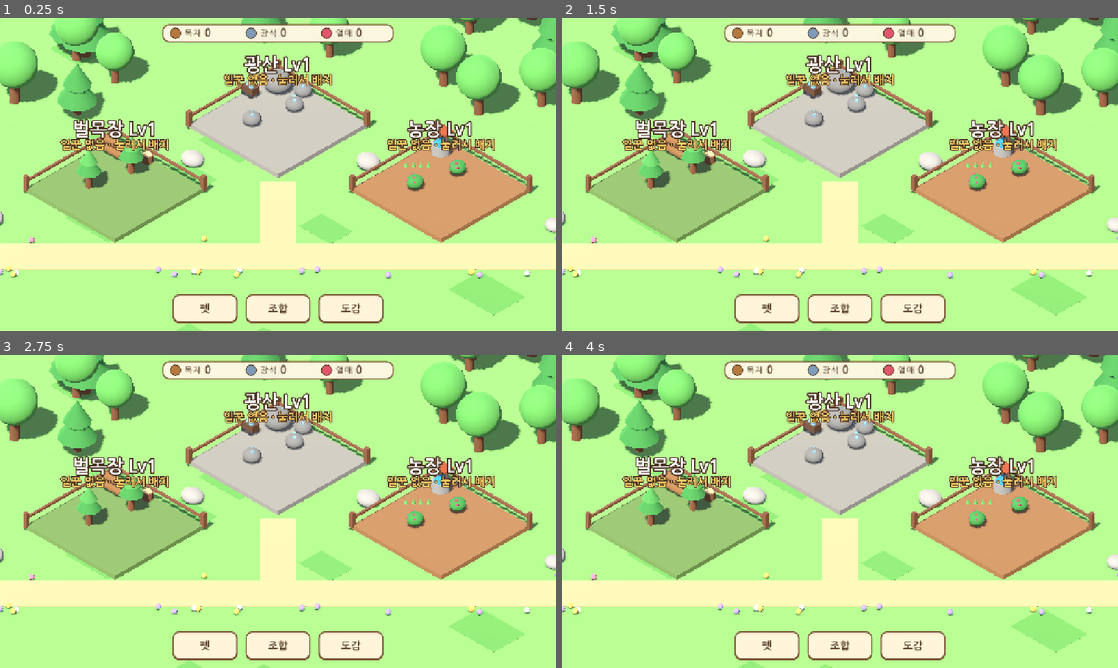
Above: before the commit, frames 1-4 (two rows, left to right).
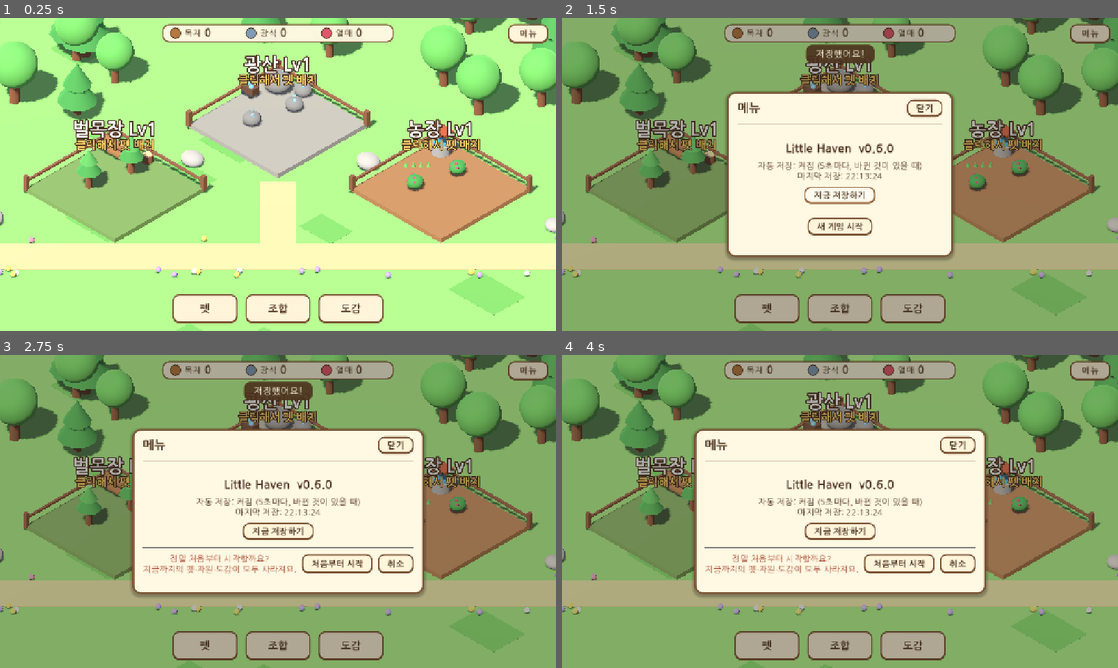
Above: after the commit, the same moments.

Repository: ojuos4545-ship-it/game
Game: Godot game, scene res://scenes/main/main.tscn
The game is run twice, just before and just after one commit, with the same random seed, the same clock (stepped at 60 frames per second) and the same inputs.
Inputs (mouse positions are in pixels of both pictures, inside the frame that each line leads up to):
- Up to frame 1 (0.25 s): no input
- Up to frame 2 (1.5 s): click (1090, 33) at 0.5 s, where only the run after the commit has a clickable "메뉴"; click (840, 196) at 1.25 s, where only the run after the commit has a clickable "지금 저장하기"
- Up to frame 3 (2.75 s): click (278, 564) at 2 s, where only the run after the commit has a clickable "새 게임 시작"
- Up to frame 4 (4 s): click (956, 564) at 2.75 s, where only the run after the commit has a clickable "취소"; click (840, 564) at 3.5 s, where only the run after the commit has a clickable "새 게임 시작"

The runs differ from the first frame. In frame 1, 2.2% of the frame differs, in the area x 10-99%, y 1-43%; in frame 2, 98%; in frame 3, 99%, in the area x 0-100%, y 0-100%; in frame 4, 99%.

Commit message:
6단계: 저장 및 통합
- 자동 저장(바뀐 것이 있으면 5초마다, 창 닫을 때)·불러오기, 깨진 저장 대비
- 메뉴 창(저장 상태, 지금 저장, 새 게임 확인), 도감 완성 축하 창
- 생산 시계를 실제 시간 기준으로 (느린 화면에서도 같은 속도)
- 자동 점검 176개, 브라우저 새로고침 후 복구 확인

Co-Authored-By: Claude Opus 5.5 <noreply@anthropic.com>
Claude-Session: https://claude.ai/code/session_01Qb6j2iUNcTBGG45nNc1M9e

Diff:
--- a/project.godot
+++ b/project.godot
@@ -6,7 +6,7 @@
 
 config/name="Little Haven"
 config/description="펫 수집 + 조합 + 작업장 경영 시뮬레이션 (미니판)"
-config/version="0.5.0"
+config/version="0.6.0"
 run/main_scene="res://scenes/main/main.tscn"
 config/features=PackedStringArray("4.7", "GL Compatibility")
 config/icon="res://icon.svg"
--- /dev/null
+++ b/scenes/ui/celebrate_view.gd
@@ -0,0 +1,28 @@
+extends VBoxContainer
+## 도감 완성 축하 창 내용.
+
+
+func _ready() -> void:
+	name = "CelebrateView"
+	add_theme_constant_override("separation", 12)
+	alignment = BoxContainer.ALIGNMENT_CENTER
+	var title := UIParts.label("축하합니다! 펫 %d종을 모두 발견했어요" % DataDB.pet_ids.size(), &"HeaderLabel")
+	add_child(title)
+	var grid := GridContainer.new()
+	grid.columns = 8
+	grid.add_theme_constant_override("h_separation", 6)
+	grid.size_flags_horizontal = Control.SIZE_SHRINK_CENTER
+	add_child(grid)
+	for id in DataDB.pet_ids:
+		var box := VBoxContainer.new()
+		box.add_child(UIParts.portrait(id, 78))
+		box.add_child(UIParts.label(DataDB.get_pet(id).name, &"SmallLabel"))
+		grid.add_child(box)
+	add_child(UIParts.label("Little Haven 미니판 클리어!\n펫들이 일하는 모습을 계속 즐겨 보세요."))
+	var ok := Button.new()
+	ok.name = "CelebrateOkButton"
+	ok.text = "계속하기"
+	ok.theme_type_variation = &"MenuButtonBig"
+	ok.size_flags_horizontal = Control.SIZE_SHRINK_CENTER
+	ok.pressed.connect(func(): get_tree().call_group("hud", "close_all_windows"))
+	add_child(ok)
--- a/scenes/ui/hud.gd
+++ b/scenes/ui/hud.gd
@@ -7,6 +7,8 @@
 const DexView := preload("res://scenes/ui/dex_view.gd")
 const CombineView := preload("res://scenes/ui/combine_view.gd")
 const WorkshopView := preload("res://scenes/ui/workshop_view.gd")
+const MenuView := preload("res://scenes/ui/menu_view.gd")
+const CelebrateView := preload("res://scenes/ui/celebrate_view.gd")
 
 ## 자원 id -> 수량 표시 Label
 var _amount_labels: Dictionary = {}
@@ -18,11 +20,14 @@
 	"combine": %CombineWindow,
 	"dex": %DexWindow,
 	"workshop": %WorkshopWindow,
+	"menu": %MenuWindow,
+	"celebrate": %CelebrateWindow,
 }
 @onready var _buttons: Dictionary = {
 	"pets": %PetsButton,
 	"combine": %CombineButton,
 	"dex": %DexButton,
+	"menu": %MenuButton,
 }
 
 
@@ -37,6 +42,9 @@
 	GameState.resource_changed.connect(_on_resource_changed)
 	_workshop_view = WorkshopView.new()
 	windows.workshop.set_view(_workshop_view)
+	windows.menu.set_view(MenuView.new())
+	windows.celebrate.set_view(CelebrateView.new())
+	GameState.dex_completed.connect(_on_dex_completed)
 	for key in windows:
 		if _buttons.has(key):
 			_buttons[key].pressed.connect(toggle_window.bind(key))
@@ -140,6 +148,14 @@
 		_amount_labels[id].text = str(amount)
 
 
+## 도감 완성: 조합 결과를 잠깐 보여준 뒤 축하 창을 띄운다
+func _on_dex_completed() -> void:
+	await get_tree().create_timer(1.5).timeout
+	close_all_windows()
+	windows.celebrate.visible = true
+	%Dim.visible = true
+
+
 func _on_pet_discovered(species: String) -> void:
 	show_toast("새로운 펫 발견! %s (도감에 등록됨)" % DataDB.get_pet(species).name)
 
--- a/scenes/ui/hud.tscn
+++ b/scenes/ui/hud.tscn
@@ -63,6 +63,19 @@
 theme_type_variation = &"MenuButtonBig"
 text = "도감"
 
+[node name="MenuButton" type="Button" parent="."]
+unique_name_in_owner = true
+layout_mode = 1
+anchors_preset = 1
+anchor_left = 1.0
+anchor_right = 1.0
+offset_left = -110.0
+offset_top = 14.0
+offset_right = -18.0
+offset_bottom = 58.0
+grow_horizontal = 0
+text = "메뉴"
+
 [node name="Dim" type="ColorRect" parent="."]
 unique_name_in_owner = true
 visible = false
@@ -102,6 +115,24 @@
 title = "작업장"
 placeholder = "작업장"
 
+[node name="MenuWindow" parent="." instance=ExtResource("3_win")]
+unique_name_in_owner = true
+visible = false
+layout_mode = 1
+offset_left = -260.0
+offset_top = -190.0
+offset_right = 260.0
+offset_bottom = 190.0
+title = "메뉴"
+placeholder = "메뉴"
+
+[node name="CelebrateWindow" parent="." instance=ExtResource("3_win")]
+unique_name_in_owner = true
+visible = false
+layout_mode = 1
+title = "도감 완성!"
+placeholder = "도감 완성"
+
 [node name="Toast" type="PanelContainer" parent="."]
 unique_name_in_owner = true
 visible = false
--- /dev/null
+++ b/scenes/ui/menu_view.gd
@@ -0,0 +1,80 @@
+extends VBoxContainer
+## "메뉴" 창 내용: 자동 저장 상태, 지금 저장, 새 게임(한 번 더 확인).
+
+var _save_label: Label
+var _confirm_row: HBoxContainer
+var _new_button: Button
+
+
+func _ready() -> void:
+	name = "MenuView"
+	add_theme_constant_override("separation", 14)
+	alignment = BoxContainer.ALIGNMENT_CENTER
+
+	add_child(UIParts.label("Little Haven  v%s" % ProjectSettings.get_setting("application/config/version"), &"HeaderLabel"))
+	_save_label = UIParts.label("")
+	add_child(_save_label)
+
+	var save_now := Button.new()
+	save_now.name = "SaveNowButton"
+	save_now.text = "지금 저장하기"
+	save_now.size_flags_horizontal = Control.SIZE_SHRINK_CENTER
+	save_now.pressed.connect(_on_save_now)
+	add_child(save_now)
+
+	add_child(HSeparator.new())
+
+	_new_button = Button.new()
+	_new_button.name = "NewGameButton"
+	_new_button.text = "새 게임 시작"
+	_new_button.size_flags_horizontal = Control.SIZE_SHRINK_CENTER
+	_new_button.pressed.connect(func(): _show_confirm(true))
+	add_child(_new_button)
+
+	_confirm_row = HBoxContainer.new()
+	_confirm_row.alignment = BoxContainer.ALIGNMENT_CENTER
+	_confirm_row.add_theme_constant_override("separation", 12)
+	add_child(_confirm_row)
+	var warn := UIParts.label("정말 처음부터 시작할까요?\n지금까지의 펫·자원·도감이 모두 사라져요.")
+	warn.add_theme_color_override("font_color", Color("a5482f"))
+	_confirm_row.add_child(warn)
+	var yes := Button.new()
+	yes.name = "ConfirmNewGameButton"
+	yes.text = "처음부터 시작"
+	yes.pressed.connect(_on_new_game)
+	_confirm_row.add_child(yes)
+	var no := Button.new()
+	no.name = "CancelNewGameButton"
+	no.text = "취소"
+	no.pressed.connect(func(): _show_confirm(false))
+	_confirm_row.add_child(no)
+
+	SaveManager.saved.connect(_refresh)
+	visibility_changed.connect(func():
+		_show_confirm(false)
+		_refresh())
+	_show_confirm(false)
+	_refresh()
+
+
+func _refresh() -> void:
+	var when := SaveManager.last_saved_time
+	_save_label.text = "자동 저장: 켜짐 (%d초마다, 바뀐 것이 있을 때)\n마지막 저장: %s" % [
+		int(SaveManager.AUTOSAVE_INTERVAL), when if not when.is_empty() else "아직 없음"]
+
+
+func _show_confirm(on: bool) -> void:
+	_confirm_row.visible = on
+	_new_button.visible = not on
+
+
+func _on_save_now() -> void:
+	var ok := SaveManager.save_game()
+	get_tree().call_group("hud", "show_toast", "저장했어요!" if ok else "저장하지 못했어요")
+
+
+func _on_new_game() -> void:
+	SaveManager.start_new_game()
+	_show_confirm(false)
+	get_tree().call_group("hud", "close_all_windows")
+	get_tree().call_group("hud", "show_toast", "새 게임을 시작했어요!")
--- a/scenes/workshops/workshop_plot.gd
+++ b/scenes/workshops/workshop_plot.gd
@@ -239,7 +239,7 @@
 			_status_label.text = "%s +%s / %s초" % [res_name, Iso.fmt(rate), Iso.fmt(DataDB.balance.production_interval)]
 			_status_label.modulate = Color.WHITE
 		else:
-			_status_label.text = "일꾼 없음 · 눌러서 배치"
+			_status_label.text = "클릭해서 펫 배치"
 			_status_label.modulate = Color("ffd166")
 	elif WorkshopSystem.is_full(workshop_id):
 		_status_label.text = "%s 가득! 눌러서 수집" % res_name
--- a/scripts/autoload/game_state.gd
+++ b/scripts/autoload/game_state.gd
@@ -12,6 +12,12 @@
 signal workshop_changed(workshop_id: String)
 ## 작업장에서 펫 한 마리가 자원을 만들었을 때 (화면에 "+N" 표시용)
 signal produced(workshop_id: String, uid: int, amount: float)
+## 도감의 모든 펫을 처음으로 발견했을 때 (미니판 클리어)
+signal dex_completed
+## 저장 파일을 불러와 상태 전체가 바뀌었을 때
+signal state_loaded
+
+const SAVE_VERSION := 1
 
 ## 자원 id -> 수량
 var resources: Dictionary = {}
@@ -19,6 +25,8 @@
 var pets: Array[Dictionary] = []
 ## 작업장 상태: id -> {level: 레벨(1부터), stored: 창고에 쌓인 자원(소수 가능)}
 var workshops: Dictionary = {}
+## 도감 완성 축하를 이미 보여줬는지
+var dex_celebrated := false
 ## 도감: 발견한 펫 종류 id -> true
 var discovered: Dictionary = {}
 
@@ -36,6 +44,7 @@
 	pets.clear()
 	discovered.clear()
 	workshops.clear()
+	dex_celebrated = false
 	_next_uid = 1
 	for id in DataDB.workshop_ids:
 		workshops[id] = {"level": 1, "stored": 0.0}
@@ -97,6 +106,9 @@
 		discovered[species] = true
 		if not quiet:
 			pet_discovered.emit(species)
+		if discovered.size() >= DataDB.pet_ids.size() and not dex_celebrated:
+			dex_celebrated = true
+			dex_completed.emit()
 	pets_changed.emit()
 	return uid
 
@@ -118,6 +130,81 @@
 
 func is_discovered(species: String) -> bool:
 	return discovered.has(species)
+
+
+# ---------------- 저장용 변환 ----------------
+
+## 지금 상태를 저장 가능한 사전으로
+func to_save() -> Dictionary:
+	return {
+		"version": SAVE_VERSION,
+		"resources": resources.duplicate(),
+		"pets": pets.duplicate(true),
+		"discovered": discovered.keys(),
+		"workshops": workshops.duplicate(true),
+		"next_uid": _next_uid,
+		"dex_celebrated": dex_celebrated,
+	}
+
+
+## 저장된 사전으로 상태를 되돌린다. 데이터가 바뀌었거나 일부가 깨져 있어도 쓸 수 있는 부분만 살린다.
+## 형식이 완전히 틀리면 false (상태는 그대로).
+func load_save(d: Variant) -> bool:
+	if not (d is Dictionary and d.get("pets") is Array and d.get("resources") is Dictionary):
+		return false
+	resources.clear()
+	for id in DataDB.resource_ids:
+		resources[id] = maxi(0, int(d.resources.get(id, 0)))
+
+	workshops.clear()
+	var saved_ws: Dictionary = d.get("workshops", {}) if d.get("workshops") is Dictionary else {}
+	for id in DataDB.workshop_ids:
+		var w: Dictionary = saved_ws.get(id, {}) if saved_ws.get(id) is Dictionary else {}
+		workshops[id] = {
+			"level": clampi(int(w.get("level", 1)), 1, DataDB.max_workshop_level(id)),
+			"stored": maxf(0.0, float(w.get("stored", 0.0))),
+		}
+
+	pets.clear()
+	var used_uids := {}
+	var used_slots := {}
+	var max_uid := 0
+	for p in d.pets:
+		if not (p is Dictionary) or DataDB.get_pet(str(p.get("species", ""))).is_empty():
+			continue
+		var uid := int(p.get("uid", 0))
+		if uid <= 0 or used_uids.has(uid):
+			continue
+		used_uids[uid] = true
+		max_uid = maxi(max_uid, uid)
+		var ws := str(p.get("workshop", ""))
+		var slot := int(p.get("slot", -1))
+		var slot_key := "%s:%d" % [ws, slot]
+		var slot_ok: bool = workshops.has(ws) and slot >= 0 and slot < DataDB.get_workshop_level(ws, workshops[ws].level).slots and not used_slots.has(slot_key)
+		if not slot_ok:
+			ws = ""
+			slot = -1
+		else:
+			used_slots[slot_key] = true
+		pets.append({"uid": uid, "species": str(p.species), "workshop": ws, "slot": slot})
+
+	discovered.clear()
+	for sp in d.get("discovered", []):
+		if not DataDB.get_pet(str(sp)).is_empty():
+			discovered[str(sp)] = true
+	for p in pets:
+		discovered[p.species] = true
+
+	_next_uid = maxi(int(d.get("next_uid", 1)), max_uid + 1)
+	dex_celebrated = bool(d.get("dex_celebrated", false))
+
+	for id in resources:
+		resource_changed.emit(id, resources[id])
+	pets_changed.emit()
+	for id in workshops:
+		workshop_changed.emit(id)
+	state_loaded.emit()
+	return true
 
 
 # ---------------- 작업장 ----------------
--- a/scripts/autoload/save_manager.gd
+++ b/scripts/autoload/save_manager.gd
@@ -1,9 +1,88 @@
 extends Node
-## 저장/불러오기 담당. 저장 파일은 각 PC의 사용자 폴더(user://)에 생긴다.
-## → 6단계(저장 및 통합)에서 구현한다.
+## 저장/불러오기 담당.
+## - 게임 시작 시 저장 파일이 있으면 불러온다.
+## - 상태가 바뀌면 "저장 필요" 표시를 해 두고, 몇 초마다 한 번씩 저장한다 (너무 자주 쓰지 않도록).
+## - 창을 닫을 때도 저장한다.
+## 저장 위치: user://save_game.json
+##   Windows: %APPDATA%/Godot/app_userdata/Little Haven/  ·  웹: 브라우저 저장소(IndexedDB)
+
+signal saved
 
 const SAVE_PATH := "user://save_game.json"
+const AUTOSAVE_INTERVAL := 5.0
+
+## false 면 저장하지 않는다 (자동 점검·화면 캡처 중에 실제 저장을 덮어쓰지 않도록)
+var enabled := true
+var save_path := SAVE_PATH
+## 마지막으로 저장한 시각 (화면 표시용, "" = 아직 없음)
+var last_saved_time := ""
+
+var _dirty := false
+var _elapsed := 0.0
 
 
 func _ready() -> void:
-	print("[SaveManager] 준비 완료 (저장 기능은 6단계에서 구현)")
+	if has_save():
+		if load_game():
+			print("[SaveManager] 저장된 게임을 불러왔습니다")
+		else:
+			push_warning("[SaveManager] 저장 파일을 읽지 못해 새 게임으로 시작합니다")
+	else:
+		print("[SaveManager] 저장 파일 없음 - 새 게임")
+	for sig in [GameState.resource_changed, GameState.pets_changed, GameState.workshop_changed]:
+		sig.connect(func(_a = null, _b = null): _dirty = true)
+
+
+func _process(delta: float) -> void:
+	_elapsed += delta
+	if _elapsed >= AUTOSAVE_INTERVAL:
+		_elapsed = 0.0
+		if _dirty:
+			save_game()
+
+
+func _notification(what: int) -> void:
+	if what == NOTIFICATION_WM_CLOSE_REQUEST or what == NOTIFICATION_APPLICATION_PAUSED:
+		save_game()
+
+
+func has_save() -> bool:
+	return FileAccess.file_exists(save_path)
+
+
+## 지금 상태를 파일에 쓴다. 성공하면 true.
+func save_game() -> bool:
+	if not enabled:
+		return false
+	var f := FileAccess.open(save_path, FileAccess.WRITE)
+	if f == null:
+		push_error("[SaveManager] 저장 실패: " + error_string(FileAccess.get_open_error()))
+		return false
+	f.store_string(JSON.stringify(GameState.to_save(), "\t"))
+	f.close()
+	_dirty = false
+	last_saved_time = Time.get_time_string_from_system()
+	saved.emit()
+	return true
+
+
+## 파일에서 상태를 불러온다. 파일이 없거나 깨졌으면 false (상태는 그대로).
+func load_game() -> bool:
+	if not has_save():
+		return false
+	var parsed: Variant = JSON.parse_string(FileAccess.get_file_as_string(save_path))
+	if not GameState.load_save(parsed):
+		return false
+	_dirty = false
+	return true
+
+
+## 처음부터 다시 시작 (저장 파일도 새 상태로 덮어씀)
+func start_new_game() -> void:
+	GameState.new_game()
+	save_game()
+
+
+func delete_save() -> void:
+	if has_save():
+		DirAccess.remove_absolute(ProjectSettings.globalize_path(save_path))
--- a/scripts/systems/production_clock.gd
+++ b/scripts/systems/production_clock.gd
@@ -1,17 +1,26 @@
 extends Node
 ## 생산 시계: balance.json 의 production_interval(초)마다 모든 작업장이 한 번씩 생산한다.
 ## 메인 화면에 들어 있다. (자동 점검에서는 WorkshopSystem.tick 을 직접 부른다)
+## 화면이 느린 PC나 브라우저 탭이 잠시 가려졌을 때도 생산이 느려지지 않도록
+## 화면 프레임 시간 대신 실제 시계 시간을 쓴다. 한 번에 따라잡는 시간은 최대 1분.
+
+const MAX_CATCH_UP := 60.0
 
 var _elapsed := 0.0
+var _last_usec := 0
 
 
 func _ready() -> void:
 	add_to_group("production_clock")
+	_last_usec = Time.get_ticks_usec()
 
 
 func _process(delta: float) -> void:
+	var now := Time.get_ticks_usec()
+	var real := (now - _last_usec) / 1000000.0
+	_last_usec = now
 	var interval: float = DataDB.balance.get("production_interval", 5.0)
-	_elapsed += delta
+	_elapsed += minf(maxf(delta, real), MAX_CATCH_UP)
 	while _elapsed >= interval:
 		_elapsed -= interval
 		WorkshopSystem.tick_all()
--- a/tests/test_runner.gd
+++ b/tests/test_runner.gd
@@ -8,6 +8,8 @@
 
 
 func _ready() -> void:
+	# 점검 중에는 실제 저장 파일을 건드리지 않는다
+	SaveManager.enabled = false
 	print("========== Little Haven 자동 점검 ==========")
 	await _run_all()
 
@@ -28,6 +30,9 @@
 	_test_stage5_screen()
 	await _test_stage5_world()
 	_test_full_cycle()
+	_test_stage6_save()
+	_test_stage6_robust()
+	await _test_stage6_screen()
 	print("--------------------------------------------")
 	print("결과: 통과 %d / 실패 %d" % [_passed, _failed])
 	get_tree().quit(0 if _failed == 0 else 1)
@@ -500,7 +505,7 @@
 	check(hud.windows.workshop.visible, "작업장 클릭 → 작업장 창 열림")
 	DataDB.balance.auto_collect = true
 	GameState.new_game()
-	check(plot.get_status_text() == "일꾼 없음 · 눌러서 배치", "자동 수집: 빈 작업장 안내 — " + plot.get_status_text())
+	check(plot.get_status_text() == "클릭해서 펫 배치", "자동 수집: 빈 작업장 안내 — " + plot.get_status_text())
 	WorkshopSystem.assign(_uid_of("doto"), "lumber")
 	check(plot.get_status_text() == "목재 +2 / 5초", "자동 수집: 작업장 위 생산 속도 — " + plot.get_status_text())
 	main.queue_free()
@@ -539,3 +544,124 @@
 	var minutes: float = ticks[0] * DataDB.balance.production_interval / 60.0
 	check(ok and GameState.discovered.size() == 8, "도감 8종 완성 (생산 %d회, 약 %.1f분)" % [ticks[0], minutes])
 	GameState.new_game()
+
+
+# ---------- 6단계: 저장 · 불러오기 ----------
+const TEST_SAVE := "user://test_save.json"
+
+
+func _test_stage6_save() -> void:
+	print("[6단계] 저장 · 불러오기")
+	var old_path := SaveManager.save_path
+	SaveManager.save_path = TEST_SAVE
+	SaveManager.enabled = false
+	check(not SaveManager.save_game(), "저장 꺼짐 상태에서는 저장 안 함")
+	SaveManager.enabled = true
+
+	GameState.new_game()
+	GameState.add_resource("wood", 40)
+	GameState.add_resource("ore", 40)
+	GameState.add_resource("berry", 60)
+	CombineSystem.combine("doto", "pongdang")
+	AdoptionSystem.adopt("haerong")
+	WorkshopSystem.upgrade("mine")
+	WorkshopSystem.assign(_uid_of("doto"), "lumber")
+	WorkshopSystem.assign(_uid_of("ikkigom"), "farm")
+	WorkshopSystem.assign(_uid_of("mongdol"), "mine")
+	var before := GameState.to_save()
+	check(SaveManager.save_game() and SaveManager.has_save(), "저장 파일 만들어짐")
+
+	GameState.new_game()
+	check(GameState.pets.size() == 4 and GameState.get_resource("wood") == 0, "새 게임으로 바뀐 상태 (확인용)")
+	check(SaveManager.load_game(), "저장 파일 불러오기")
+	var after := GameState.to_save()
+	check(JSON.stringify(after) == JSON.stringify(before), "불러온 상태가 저장 전과 똑같음")
+	check(GameState.pets.size() == 6 and GameState.is_discovered("ikkigom"), "보유 펫 6마리 + 도감(이끼곰) 복구")
+	check(WorkshopSystem.level("mine") == 2 and GameState.get_pet(_uid_of("ikkigom")).workshop == "farm", "작업장 레벨·배치 복구")
+	var uid := GameState.add_pet("doto", true)
+	check(uid == before.next_uid, "다음 펫 번호도 이어서 (중복 번호 없음)")
+
+	# 자동 저장: 변화가 있으면 몇 초 뒤 저장
+	SaveManager.delete_save()
+	GameState.add_resource("wood", 1)
+	SaveManager._process(SaveManager.AUTOSAVE_INTERVAL + 0.1)
+	check(SaveManager.has_save() and not SaveManager.last_saved_time.is_empty(), "자동 저장 (변화 후 %d초)" % int(SaveManager.AUTOSAVE_INTERVAL))
+
+	SaveManager.delete_save()
+	SaveManager.save_path = old_path
+	SaveManager.enabled = false
+	GameState.new_game()
+
+
+func _test_stage6_robust() -> void:
+	print("[6단계] 깨진 저장 파일 대비")
+	GameState.new_game()
+	check(not GameState.load_save("이상한 값") and GameState.pets.size() == 4, "형식이 틀린 저장 → 무시, 상태 유지")
+	check(not GameState.load_save({"pets": "x"}), "펫 목록이 깨진 저장 → 무시")
+	var weird := {
+		"resources": {"wood": 5, "ore": -3, "gold": 99},
+		"pets": [
+			{"uid": 1, "species": "doto", "workshop": "lumber", "slot": 0},
+			{"uid": 2, "species": "없는펫", "workshop": "", "slot": -1},
+			{"uid": 3, "species": "mongdol", "workshop": "lumber", "slot": 0},
+			{"uid": 3, "species": "haerong", "workshop": "", "slot": -1},
+			{"uid": 4, "species": "pongdang", "workshop": "mine", "slot": 3},
+		],
+		"discovered": ["doto", "없는펫"],
+		"workshops": {"lumber": {"level": 99, "stored": -5}},
+		"next_uid": 2,
+	}
+	check(GameState.load_save(weird), "일부가 이상한 저장도 불러옴")
+	check(GameState.get_resource("wood") == 5 and GameState.get_resource("ore") == 0, "자원: 음수는 0으로, 모르는 자원은 무시")
+	check(GameState.pets.size() == 3, "없는 펫 종류·중복 번호는 빼고 3마리")
+	check(GameState.get_pet(3).workshop == "", "같은 자리에 겹친 펫은 쉬게 함")
+	check(GameState.get_pet(4).workshop == "", "열리지 않은 자리(광산 Lv1의 4번째)에 있던 펫은 쉬게 함")
+	check(WorkshopSystem.level("lumber") == 3 and WorkshopSystem.stored("lumber") == 0.0, "레벨은 최고 레벨까지, 창고는 0 이상")
+	check(GameState.is_discovered("mongdol") and not GameState.discovered.has("없는펫"), "보유 펫은 도감에 등록, 없는 펫은 제외")
+	check(GameState.add_pet("doto", true) == 5, "다음 펫 번호는 가장 큰 번호 다음부터")
+	GameState.new_game()
+
+	print("[6단계] 도감 완성")
+	var fired := [0]
+	var on_done := func(): fired[0] += 1
+	GameState.dex_completed.connect(on_done)
+	for id in DataDB.pet_ids:
+		GameState.add_pet(id)
+	GameState.add_pet("rumi")
+	check(fired[0] == 1 and GameState.dex_celebrated, "8종을 처음 다 모으면 축하 한 번만")
+	var saved := GameState.to_save()
+	GameState.new_game()
+	GameState.load_save(saved)
+	GameState.add_pet("rumi")
+	check(fired[0] == 1, "불러온 뒤에는 다시 축하하지 않음")
+	GameState.dex_completed.disconnect(on_done)
+	GameState.new_game()
+
+
+func _test_stage6_screen() -> void:
+	print("[6단계] 메뉴 · 새 게임 · 축하 화면")
+	GameState.new_game()
+	var main: Node = load(ProjectSettings.get_setting("application/run/main_scene")).instantiate()
+	add_child(main)
+	var hud: Node = main.find_child("HUD", true, false)
+	hud.find_child("MenuButton", true, false).pressed.emit()
+	check(hud.windows.menu.visible, "메뉴 버튼 → 메뉴 창")
+	var confirm_row: Control = hud.find_child("ConfirmNewGameButton", true, false).get_parent()
+	check(not confirm_row.visible, "처음에는 확인 질문 숨김")
+	GameState.add_resource("wood", 50)
+	hud.find_child("NewGameButton", true, false).pressed.emit()
+	check(confirm_row.visible, "새 게임 버튼 → 한 번 더 확인")
+	hud.find_child("CancelNewGameButton", true, false).pressed.emit()
+	check(GameState.get_resource("wood") == 50 and not confirm_row.visible, "취소하면 그대로")
+	hud.find_child("NewGameButton", true, false).pressed.emit()
+	hud.find_child("ConfirmNewGameButton", true, false).pressed.emit()
+	check(GameState.get_resource("wood") == 0 and GameState.pets.size() == 4 and not hud.is_any_window_open(), "처음부터 시작 → 새 게임, 창 닫힘")
+
+	for id in DataDB.pet_ids:
+		GameState.add_pet(id)
+	await get_tree().create_timer(1.7).timeout
+	check(hud.windows.celebrate.visible, "도감 완성 → 축하 창")
+	hud.find_child("CelebrateOkButton", true, false).pressed.emit()
+	check(not hud.is_any_window_open(), "계속하기 → 창 닫힘")
+	main.queue_free()
+	GameState.new_game()
--- a/tools/capture/screenshot_runner.gd
+++ b/tools/capture/screenshot_runner.gd
@@ -11,6 +11,9 @@
 
 
 func _ready() -> void:
+	# 캡처는 항상 새 게임 상태에서, 저장 없이
+	SaveManager.enabled = false
+	GameState.new_game()
 	for arg in OS.get_cmdline_user_args():
 		if arg.begins_with("--out="):
 			_out_path = arg.trim_prefix("--out=")
Binary file added: docs/screenshots/stage6_celebrate.png
Binary file added: docs/screenshots/stage6_menu.png
Binary file added: docs/screenshots/stage6_web_reloaded.png
Not shown, added: scenes/ui/celebrate_view.gd.uid
Not shown, added: scenes/ui/menu_view.gd.uid
Not shown, changed: CHANGELOG.md
Not shown, changed: GAME_DESIGN.md
Not shown, changed: HANDOFF.md
Not shown, changed: PROJECT_STATUS.md
Not shown, changed: TASKS.md
